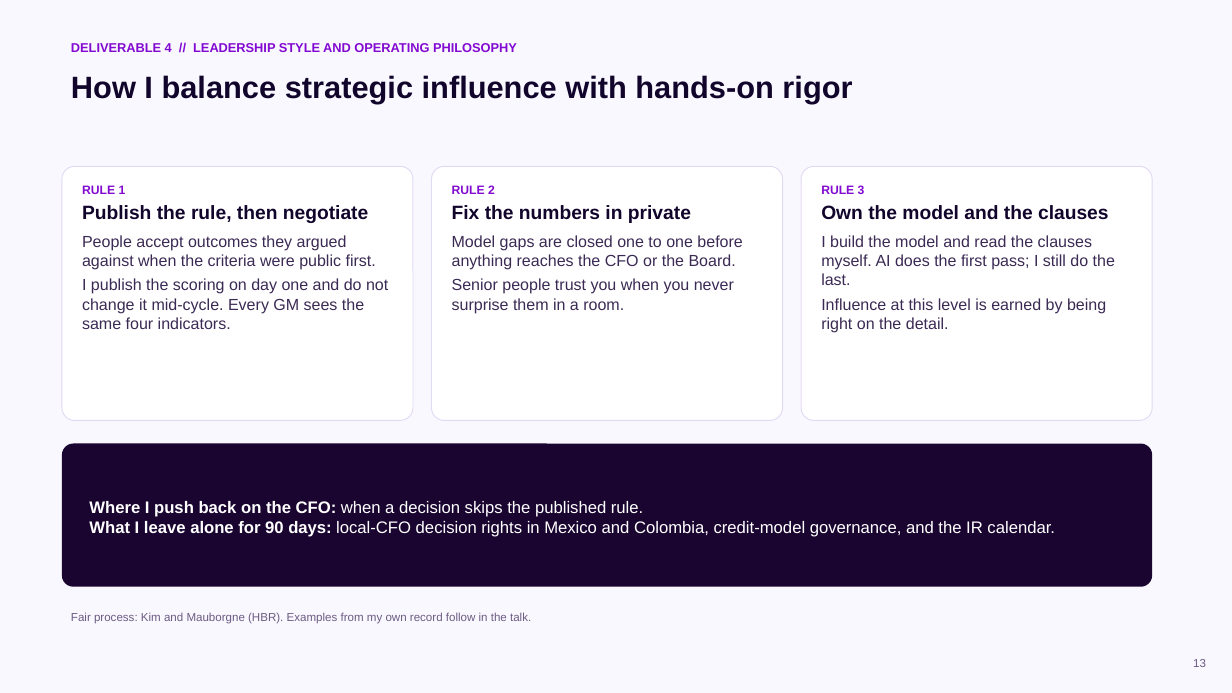
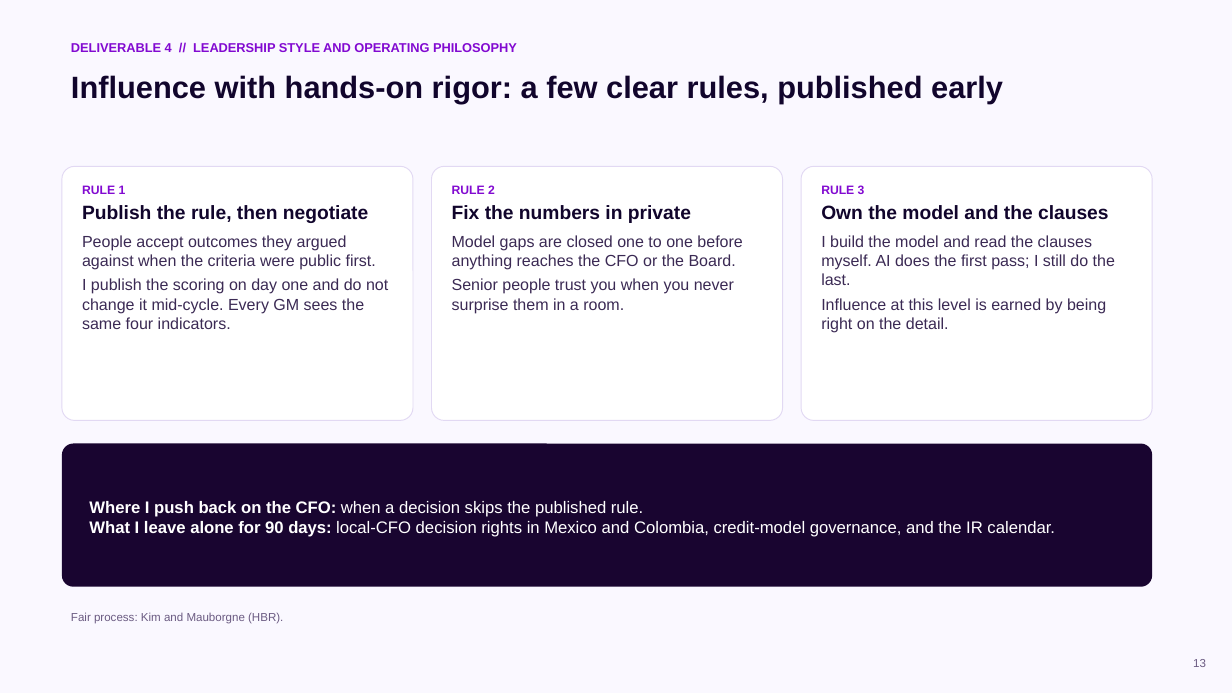
Before and after one commit to cmx24/business-case, a slide deck: slide 13 of deck/CFO_CoS_deck_v8.pptx. Drawn at 1232x693 pixels with LibreOffice and Linux fonts; fonts in the diff are those of the drawing. Boxes give left, top, right and bottom in pixels: in the first picture for what was removed or moved away, otherwise in the second. Text is boxed around its words. In the diff, an @@ line names an element or a change of style, - is before the commit and + after.

```diff
--- a/deck/CFO_CoS_deck_v8.pptx
+++ b/deck/CFO_CoS_deck_v8.pptx
@@ text at [71, 75, 1003, 103]: text changed @@
-How I balance strategic influence with hands-on rigor
+Influence with hands-on rigor: a few clear rules, published early
@@ text at [71, 612, 283, 624]: text changed @@
-Fair process: Kim and Mauborgne (HBR). Examples from my own record follow in the talk.
+Fair process: Kim and Mauborgne (HBR).
```
Also in this commit, not shown: 7 other slides changed, 7 other files.
